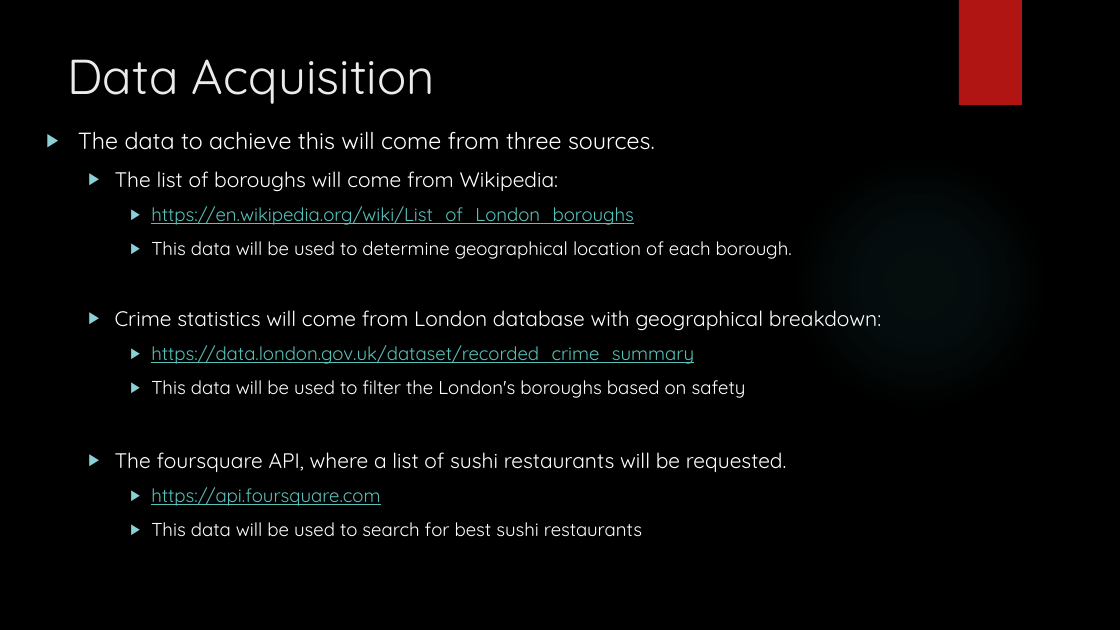
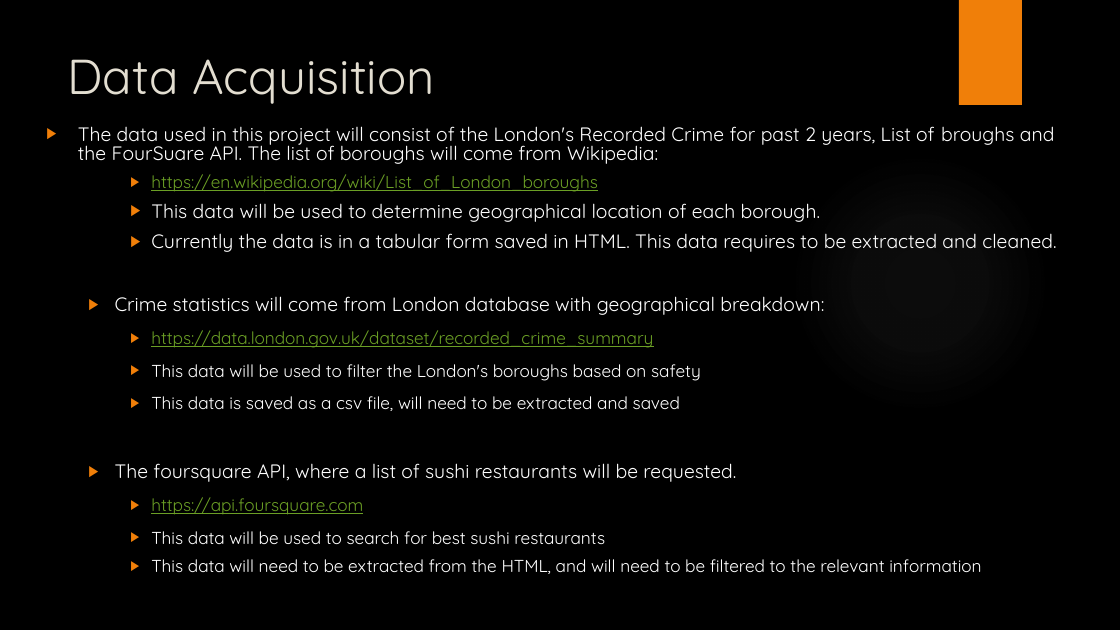
Before and after one commit to adam-abr/Coursera_Capstone, a slide deck: slide 3 of Capstone_Project/The Battle of Neighborhoods.pptx. Drawn at 1120x630 pixels with LibreOffice and Linux fonts; fonts in the diff are those of the drawing; background and template pictures are left out. Boxes give left, top, right and bottom in pixels: in the first picture for what was removed or moved away, otherwise in the second. Text is boxed around its words. In the diff, an @@ line names an element or a change of style, - is before the commit and + after.

```diff
--- a/Capstone_Project/The Battle of Neighborhoods.pptx
+++ b/Capstone_Project/The Battle of Neighborhoods.pptx
@@ rectangle at (x1=959, y1=0, x2=1022, y2=105): fill #B01513 to #F07F09 @@
@@ title "Data Acquisition" at (x1=68, y1=59, x2=435, y2=104): text colour #EBEBEB to #E3DED1 @@
@@ text at (x1=78, y1=126, x2=1055, y2=164): text changed; size 20 to 16.6 pt @@
-▶ The data to achieve this will come from three sources.
-  ▶ The list of boroughs will come from Wikipedia:
+▶ The data used in this project will consist of the London's Recorded Crime for past 2 years, List of broughs and the FourSuare API. The list of boroughs will come from Wikipedia:
@@ text at (x1=115, y1=174, x2=824, y2=544): size 16 to 14.8 pt in "https://en.wikipedia.org/wiki/List_of_London_boroughs", "https://data.london.gov.uk/dataset/recorded_crime_summary", "This data will be used to filter ...", "https://api.foursquare.com" and 1 more places; text colour #58C1BA to #6B9F25 in "https://en.wikipedia.org/wiki/List_of_London_boroughs", "https://data.london.gov.uk/dataset/recorded_crime_summary", "https://api.foursquare.com"; size 16 to 16.6 pt in "This data will be used to determine ..."; size 18 to 16.6 pt in "Crime statistics will come from London database ...", "The foursquare API, where a list of ..."; line spacing 1 to 0.8; bullet colour #8AD0D6 to #F07F09 @@
@@ ellipse at (x1=791, y1=154, x2=1049, y2=413): fill gradient #50B9C1 to gradient #ADADAD @@
@@ text at (x1=151, y1=233, x2=1056, y2=252): paragraph added @@
+    ▶ Currently the data is in a tabular form saved in HTML. This data requires to be extracted and cleaned.
@@ text at (x1=151, y1=396, x2=680, y2=411): paragraph added @@
+    ▶ This data is saved as a csv file, will need to be extracted and saved
@@ text at (x1=151, y1=559, x2=981, y2=574): paragraph added @@
+    ▶ This data will need to be extracted from the HTML, and will need to be filtered to the relevant information
```
Also in this commit, not shown: 2 other slides changed, 7 slides added, 2 other files.
